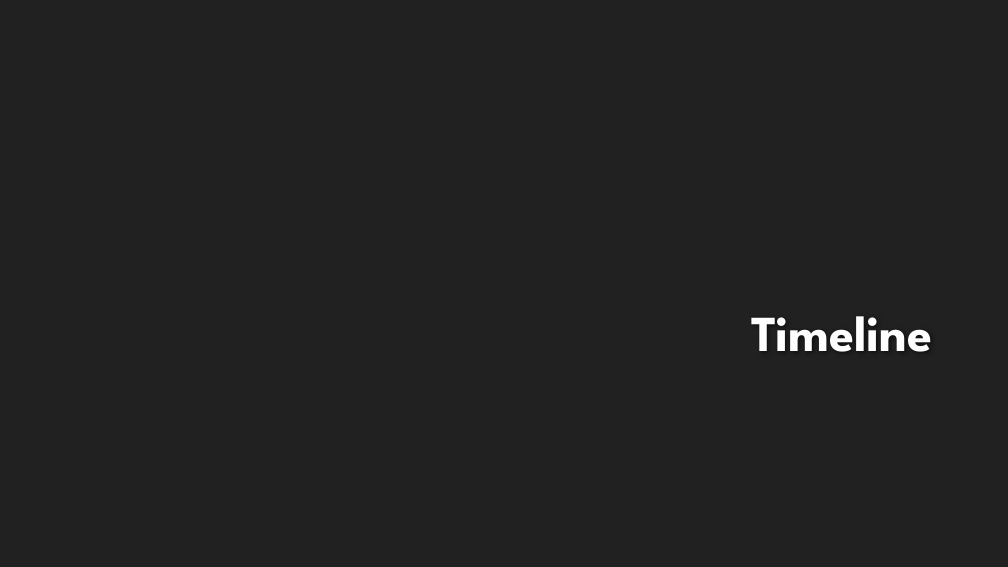
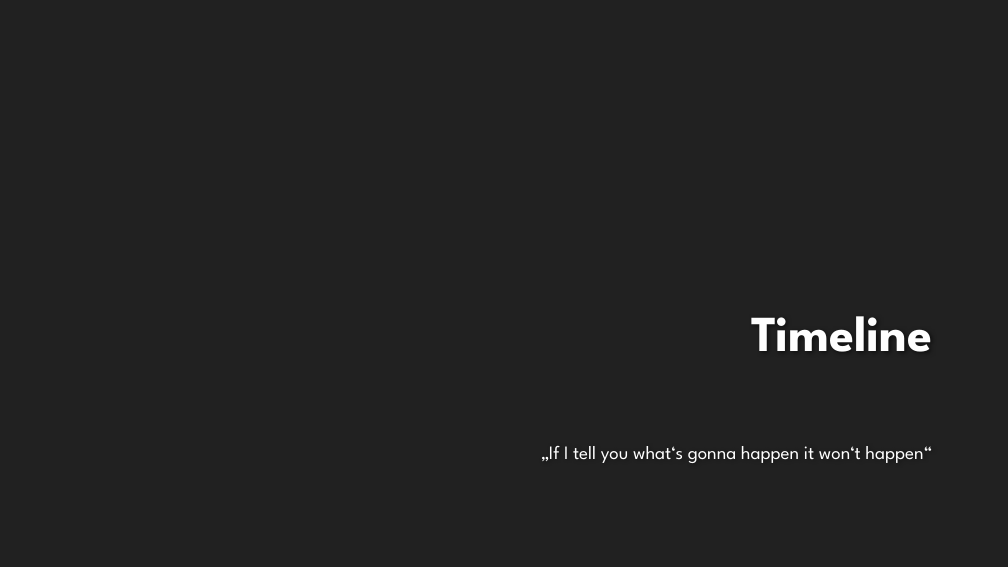
Before and after one commit to EmKaCe/DoctorWhy, a slide deck: slide 10 of Information/Präsentation.pptx. Drawn at 1008x567 pixels with LibreOffice and Linux fonts; fonts in the diff are those of the drawing; background and template pictures are left out. Boxes give left, top, right and bottom in pixels: in the first picture for what was removed or moved away, otherwise in the second. Text is boxed around its words. In the diff, an @@ line names an element or a change of style, - is before the commit and + after.

```diff
--- a/Information/Präsentation.pptx
+++ b/Information/Präsentation.pptx
@@ text added at bbox=[541, 446, 932, 463], 18 pt, text #FFFFFF @@
+„If I tell you what‘s gonna happen it won‘t happen“
```
Also in this commit, not shown: 8 other slides changed.
